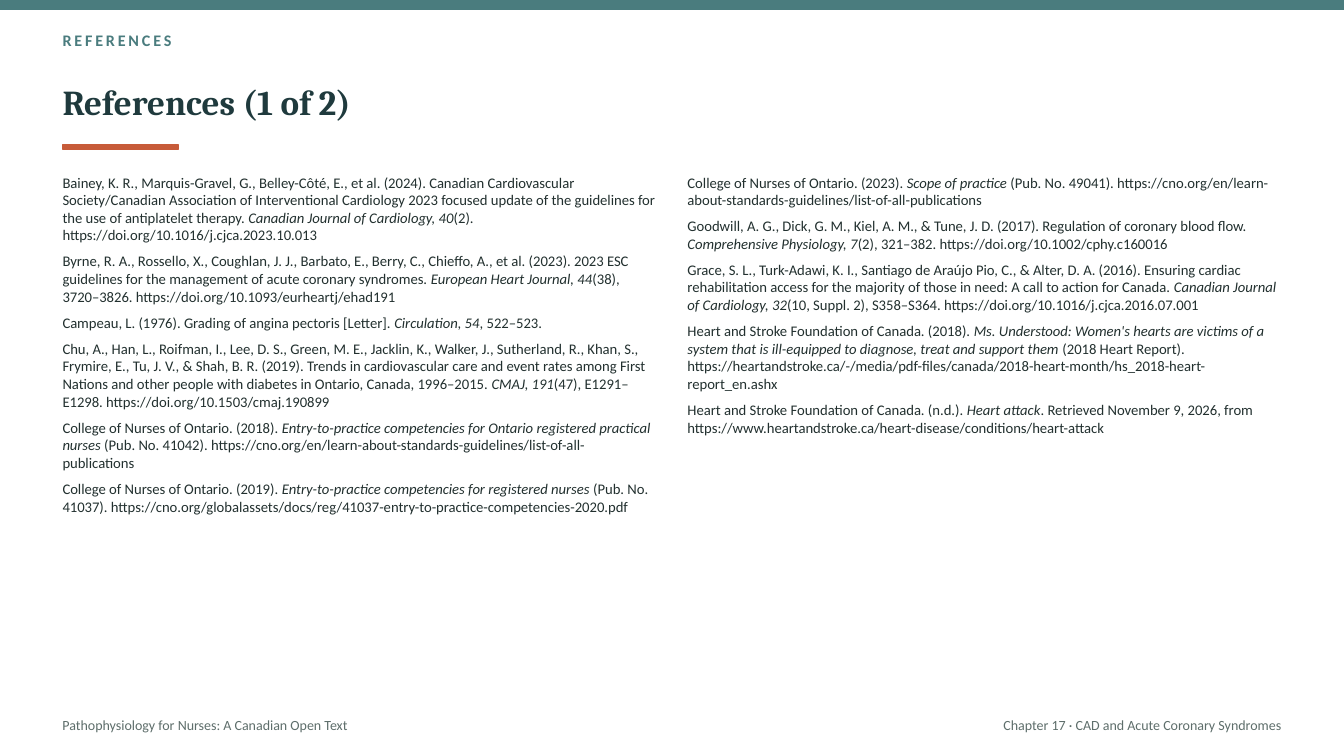
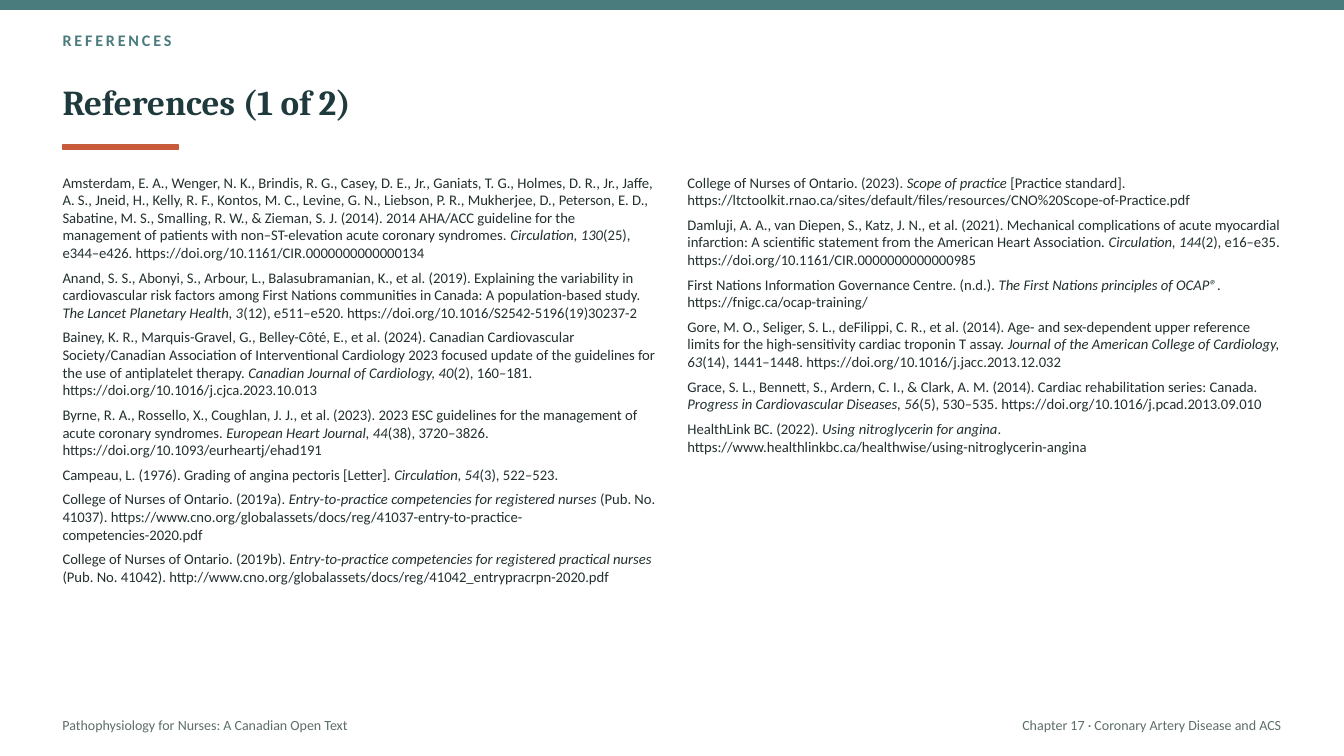
Before and after one commit to andrewleenl/opensourcenursing, a slide deck: slide 53 of Ch17_Coronary_Artery_Disease_and_Acute_Coronary_Syndromes_Lecture_Presentation.pptx (slide 65 before the commit). Drawn at 1344x756 pixels with LibreOffice and Linux fonts; fonts in the diff are those of the drawing. Boxes give left, top, right and bottom in pixels: in the first picture for what was removed or moved away, otherwise in the second. Text is boxed around its words. In the diff, an @@ line names an element or a change of style, - is before the commit and + after.

```diff
--- a/Ch17_Coronary_Artery_Disease_and_Acute_Coronary_Syndromes_Lecture_Presentation.pptx
+++ b/Ch17_Coronary_Artery_Disease_and_Acute_Coronary_Syndromes_Lecture_Presentation.pptx
@@ text at [63, 177, 655, 585]: text changed @@
-Bainey, K. R., Marquis-Gravel, G., Belley-Côté, E., et al. (2024). Canadian Cardiovascular Society/Canadian Association of Interventional Cardiology 2023 focused update of the guidelines for the use of antiplatelet therapy. Canadian Journal of Cardiology, 40(2). https://doi.org/10.1016/j.cjca.2023.10.013
-Byrne, R. A., Rossello, X., Coughlan, J. J., Barbato, E., Berry, C., Chieffo, A., et al. (2023). 2023 ESC guidelines for the management of acute coronary syndromes. European Heart Journal, 44(38), 3720–3826. https://doi.org/10.1093/eurheartj/ehad191
-Campeau, L. (1976). Grading of angina pectoris [Letter]. Circulation, 54, 522–523.
-Chu, A., Han, L., Roifman, I., Lee, D. S., Green, M. E., Jacklin, K., Walker, J., Sutherland, R., Khan, S., Frymire, E., Tu, J. V., & Shah, B. R. (2019). Trends in cardiovascular care and event rates among First Nations and other people with diabetes in Ontario, Canada, 1996–2015. CMAJ, 191(47), E1291–E1298. https://doi.org/10.1503/cmaj.190899
-College of Nurses of Ontario. (2018). Entry-to-practice competencies for Ontario registered practical nurses (Pub. No. 41042). https://cno.org/en/learn-about-standards-guidelines/list-of-all-publications
-College of Nurses of Ontario. (2019). Entry-to-practice competencies for registered nurses (Pub. No. 41037). https://cno.org/globalassets/docs/reg/41037-entry-to-practice-competencies-2020.pdf
+Amsterdam, E. A., Wenger, N. K., Brindis, R. G., Casey, D. E., Jr., Ganiats, T. G., Holmes, D. R., Jr., Jaffe, A. S., Jneid, H., Kelly, R. F., Kontos, M. C., Levine, G. N., Liebson, P. R., Mukherjee, D., Peterson, E. D., Sabatine, M. S., Smalling, R. W., & Zieman, S. J. (2014). 2014 AHA/ACC guideline for the management of patients with non–ST-elevation acute coronary syndromes. Circulation, 130(25), e344–e426. https://doi.org/10.1161/CIR.0000000000000134
+Anand, S. S., Abonyi, S., Arbour, L., Balasubramanian, K., et al. (2019). Explaining the variability in cardiovascular risk factors among First Nations communities in Canada: A population-based study. The Lancet Planetary Health, 3(12), e511–e520. https://doi.org/10.1016/S2542-5196(19)30237-2
+Bainey, K. R., Marquis-Gravel, G., Belley-Côté, E., et al. (2024). Canadian Cardiovascular Society/Canadian Association of Interventional Cardiology 2023 focused update of the guidelines for the use of antiplatelet therapy. Canadian Journal of Cardiology, 40(2), 160–181. https://doi.org/10.1016/j.cjca.2023.10.013
+Byrne, R. A., Rossello, X., Coughlan, J. J., et al. (2023). 2023 ESC guidelines for the management of acute coronary syndromes. European Heart Journal, 44(38), 3720–3826. https://doi.org/10.1093/eurheartj/ehad191
+Campeau, L. (1976). Grading of angina pectoris [Letter]. Circulation, 54(3), 522–523.
+College of Nurses of Ontario. (2019a). Entry-to-practice competencies for registered nurses (Pub. No. 41037). https://www.cno.org/globalassets/docs/reg/41037-entry-to-practice-competencies-2020.pdf
+College of Nurses of Ontario. (2019b). Entry-to-practice competencies for registered practical nurses (Pub. No. 41042). http://www.cno.org/globalassets/docs/reg/41042_entrypracrpn-2020.pdf
@@ text at [687, 177, 1280, 455]: text changed @@
-College of Nurses of Ontario. (2023). Scope of practice (Pub. No. 49041). https://cno.org/en/learn-about-standards-guidelines/list-of-all-publications
-Goodwill, A. G., Dick, G. M., Kiel, A. M., & Tune, J. D. (2017). Regulation of coronary blood flow. Comprehensive Physiology, 7(2), 321–382. https://doi.org/10.1002/cphy.c160016
-Grace, S. L., Turk-Adawi, K. I., Santiago de Araújo Pio, C., & Alter, D. A. (2016). Ensuring cardiac rehabilitation access for the majority of those in need: A call to action for Canada. Canadian Journal of Cardiology, 32(10, Suppl. 2), S358–S364. https://doi.org/10.1016/j.cjca.2016.07.001
-Heart and Stroke Foundation of Canada. (2018). Ms. Understood: Women's hearts are victims of a system that is ill-equipped to diagnose, treat and support them (2018 Heart Report). https://heartandstroke.ca/-/media/pdf-files/canada/2018-heart-month/hs_2018-heart-report_en.ashx
-Heart and Stroke Foundation of Canada. (n.d.). Heart attack. Retrieved November 9, 2026, from https://www.heartandstroke.ca/heart-disease/conditions/heart-attack
+College of Nurses of Ontario. (2023). Scope of practice [Practice standard]. https://ltctoolkit.rnao.ca/sites/default/files/resources/CNO%20Scope-of-Practice.pdf
+Damluji, A. A., van Diepen, S., Katz, J. N., et al. (2021). Mechanical complications of acute myocardial infarction: A scientific statement from the American Heart Association. Circulation, 144(2), e16–e35. https://doi.org/10.1161/CIR.0000000000000985
+First Nations Information Governance Centre. (n.d.). The First Nations principles of OCAP®. https://fnigc.ca/ocap-training/
+Gore, M. O., Seliger, S. L., deFilippi, C. R., et al. (2014). Age- and sex-dependent upper reference limits for the high-sensitivity cardiac troponin T assay. Journal of the American College of Cardiology, 63(14), 1441–1448. https://doi.org/10.1016/j.jacc.2013.12.032
+Grace, S. L., Bennett, S., Ardern, C. I., & Clark, A. M. (2014). Cardiac rehabilitation series: Canada. Progress in Cardiovascular Diseases, 56(5), 530–535. https://doi.org/10.1016/j.pcad.2013.09.010
+HealthLink BC. (2022). Using nitroglycerin for angina. https://www.healthlinkbc.ca/healthwise/using-nitroglycerin-angina
@@ text at [1022, 720, 1281, 732]: text changed @@
-Chapter 17 · CAD and Acute Coronary Syndromes
+Chapter 17 · Coronary Artery Disease and ACS
```
Also in this commit, not shown: 7 other slides changed, 47 slides added, 59 slides removed, 1 other file.
